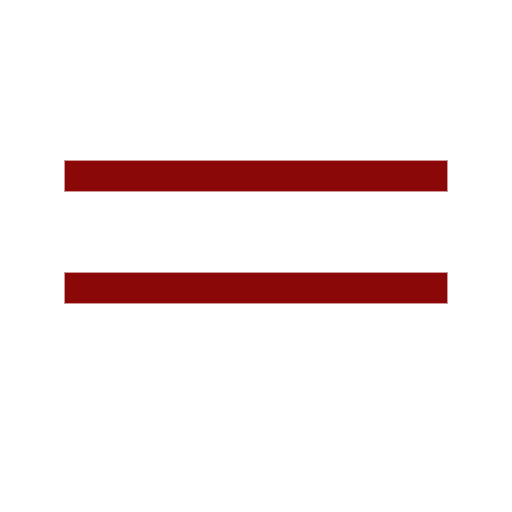
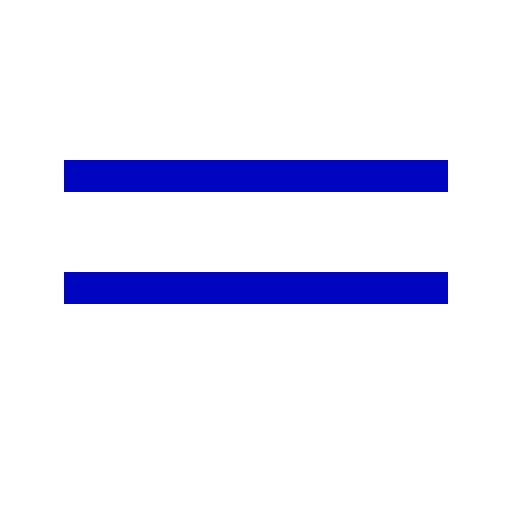
Layer changes from the first w=512, h=512 image to the second:
painted on "Layer 0" over [64, 160, 448, 304]
